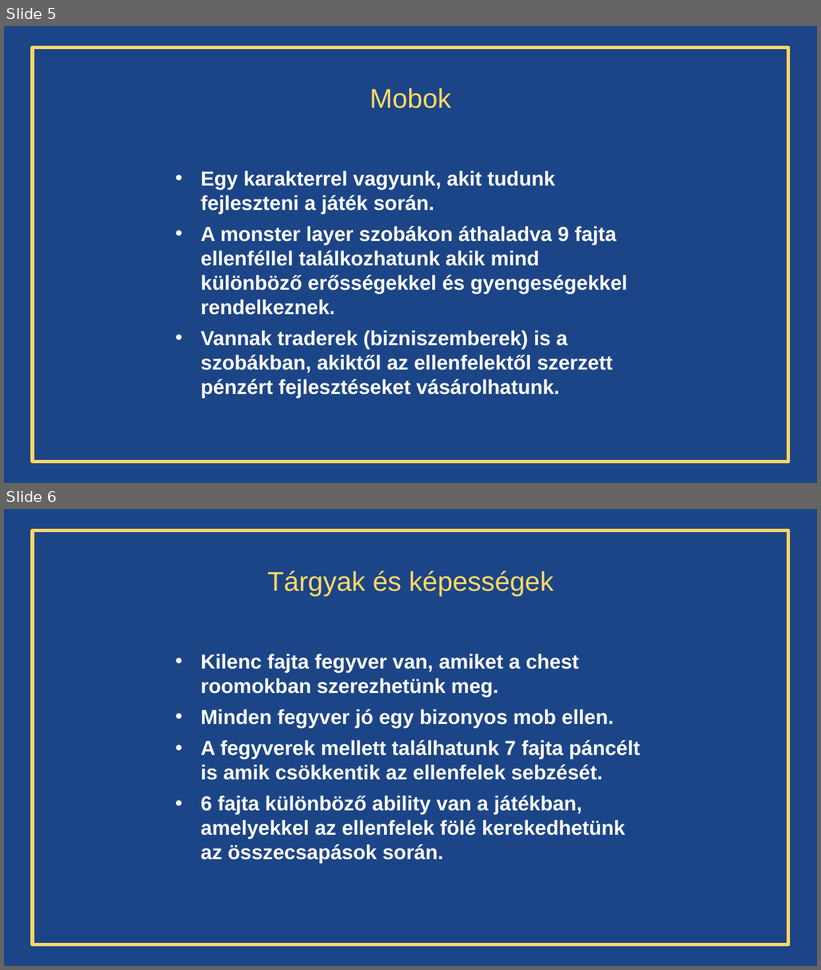
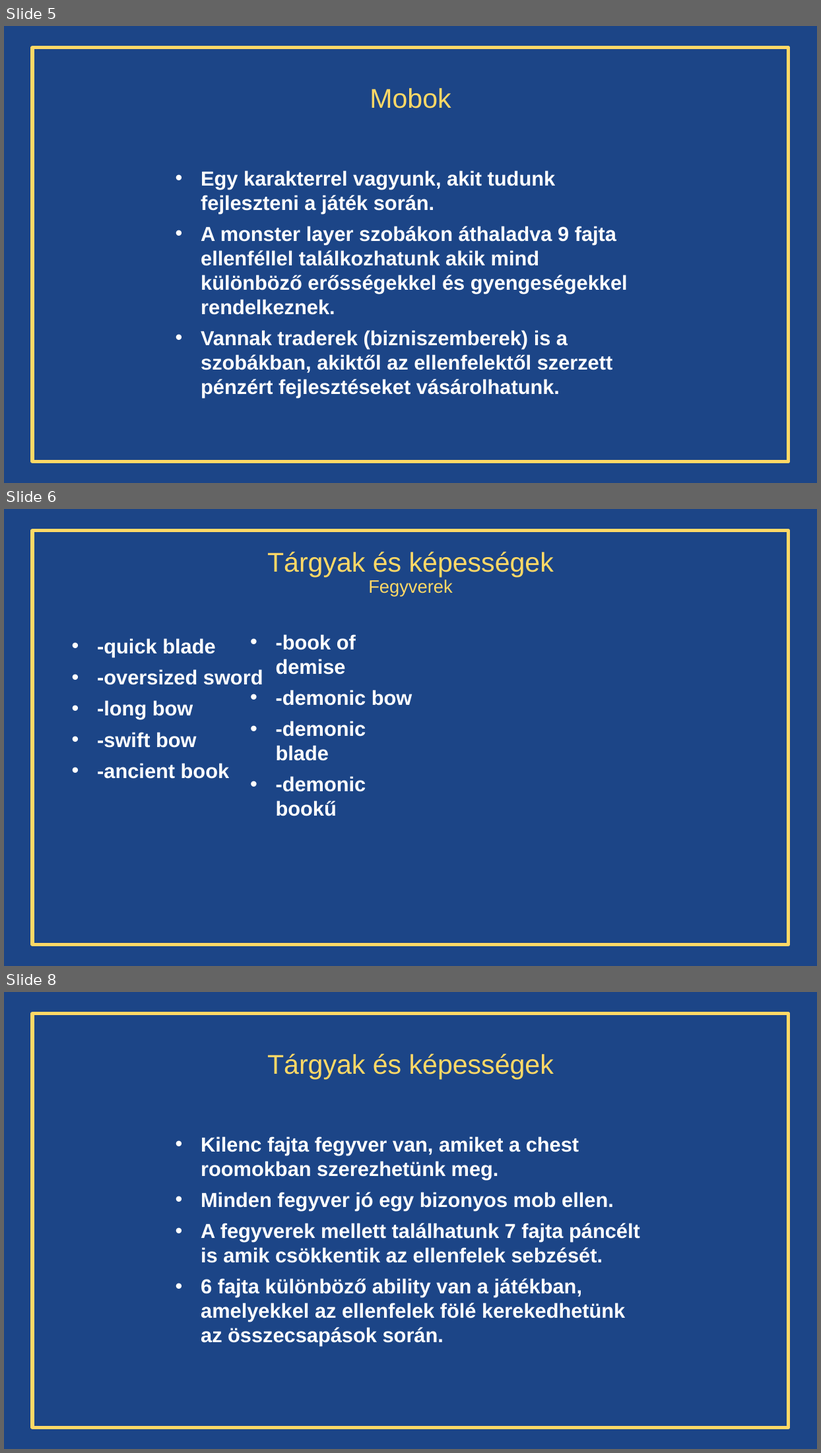
Before and after one commit to Bredacs-Goran/11_SZFT4_Bredacs-Goran_Eperjesi-P-ter_Moharos-Dori-n_Projekt1, a slide deck: ikt_jatek.pptx. Shown one above the other, each under a label of ours: slides 5 and 6 before the commit, slides 5, 6 and 8 after it; the slides between them are not shown. The pictures are 821x970 and 821x1453 pixels, drawn with LibreOffice and Linux fonts; fonts in the diff are those of the drawing. Boxes give left, top, right and bottom in pixels: in the first picture for what was removed or moved away, otherwise in the second. Text is boxed around its words. In the diff, an @@ line names an element or a change of style, - is before the commit and + after.

```diff
--- a/ikt_jatek.pptx
+++ b/ikt_jatek.pptx
@@ slide 6 added at (4, 509, 817, 966), background #1C4587; not listed: 1 template element that a slide beside it also shows @@
@@ title added at (267, 551, 554, 597), 24 pt, text #FFD966 @@
+Tárgyak és képességek
+Fegyverek
@@ subtitle added at (97, 638, 263, 779), 18 pt, text #FFFFFF, bold @@
+• -quick blade
+• -oversized sword
+• -long bow
+• -swift bow
+• -ancient book
@@ text added at (276, 634, 413, 817), 18 pt, text #FFFFFF, bold @@
+• -book of demise
+• -demonic bow
+• -demonic blade
+• -demonic bookű
@@ what was slide 6 is now slide 8 @@
```
Also in this commit, not shown: 1 other slide added.
